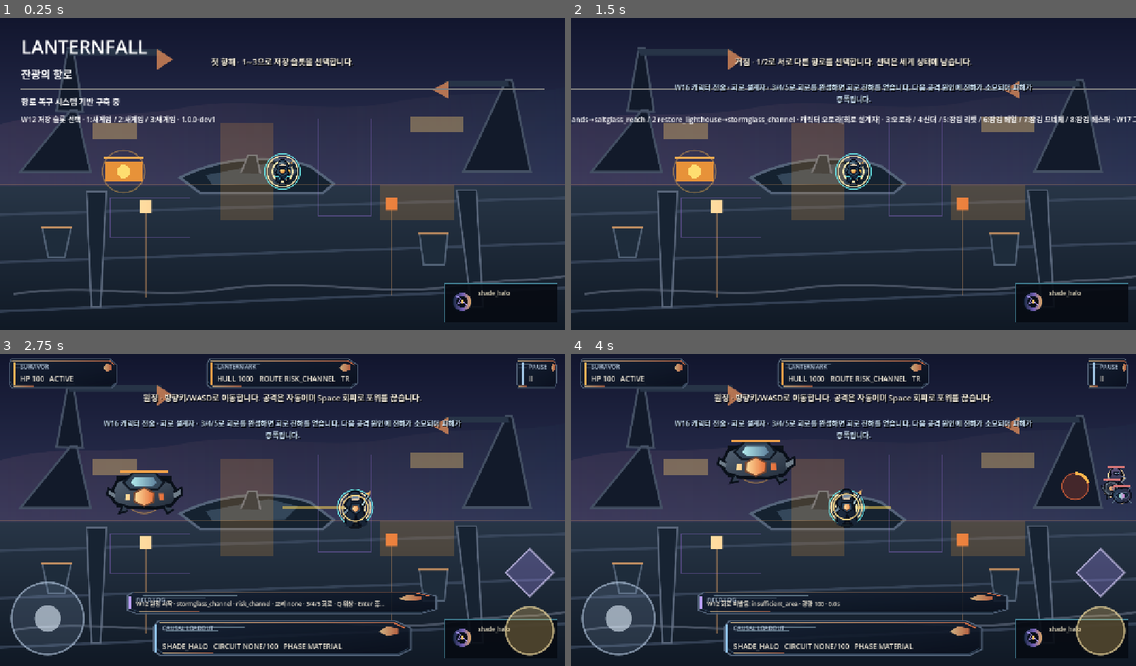
Above: before the commit, frames 1-4 (two rows, left to right).
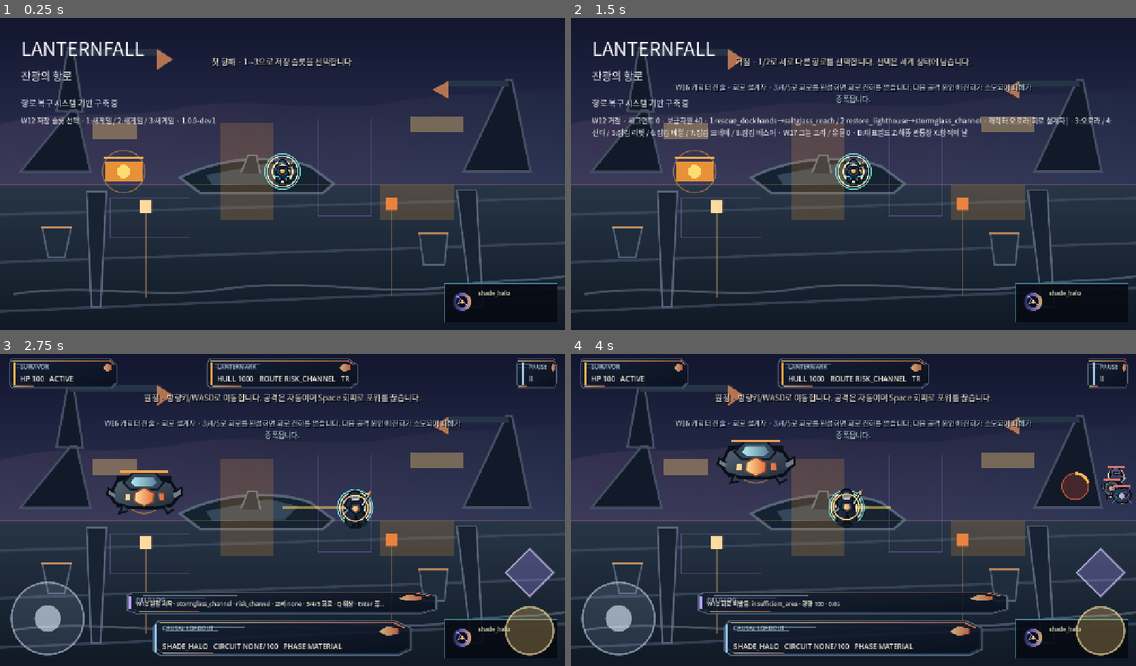
Above: after the commit, the same moments.

Repository: shaterguy/temporary-repository
Game: Godot game, scene res://game/ui/main_shell.tscn
Two runs of this game, one before a commit and one after it. Both use one fixed random seed, a clock stepped at 60 frames per second and the inputs below.
Inputs (mouse positions are in pixels of both pictures, inside the frame that each line leads up to):
- Up to frame 1 (0.25 s): no input
- Up to frame 2 (1.5 s): tap Enter at 0.5 s; move the mouse to (977, 155) at 0.52 s; hold D 0.53-1.25 s; tap 1 at 0.6 s; click (977, 155) at 0.67 s; tap Space at 0.77, 1.25 s; drag from (740, 186) to (825, 236) at 1.27 s
- Up to frame 3 (2.75 s): tap Enter at 2 s; move the mouse to (339, 438) at 2.02 s; hold D from 2.03 s (still down); tap 2 at 2.1 s
- Up to frame 4 (4 s): release D at 2.75 s; drag from (825, 572) to (684, 460) at 2.77 s; move the mouse to (1023, 553) at 3.52 s; hold A from 3.53 s (still down); tap 5 at 3.6 s; tap Space at 3.77 s

The runs differ from the first frame. In frame 1, 2.6% of the frame differs, in the area x 3-97%, y 6-35%; in frame 2, 5.1%, in the area x 0-100%, y 7-39%; in frame 3, 1.8%; in frame 4, 1.8%.

Commit message:
fix: restore Korean readability in R01 review

Diff:
--- a/game/ui/main_shell.tscn
+++ b/game/ui/main_shell.tscn
@@ -10,6 +10,13 @@
 [ext_resource type="Script" path="res://game/presentation/w23_world_event_hud.gd" id="8_w23_world_event_hud"]
 [ext_resource type="Script" path="res://game/ui/mobile_input_overlay.gd" id="9_w25_mobile_controls"]
 
+[sub_resource type="SystemFont" id="SystemFont_ui"]
+font_names = PackedStringArray("Noto Sans CJK KR", "Noto Sans KR", "sans-serif")
+allow_system_fallback = true
+
+[sub_resource type="Theme" id="Theme_ui"]
+default_font = SubResource("SystemFont_ui")
+
 [node name="MainShell" type="Control"]
 layout_mode = 3
 anchors_preset = 15
@@ -17,6 +24,7 @@
 anchor_bottom = 1.0
 grow_horizontal = 2
 grow_vertical = 2
+theme = SubResource("Theme_ui")
 script = ExtResource("1_shell")
 
 [node name="Background" type="ColorRect" parent="."]
@@ -87,8 +95,10 @@
 [node name="Status" type="Label" parent="SafeArea/Content"]
 unique_name_in_owner = true
 layout_mode = 2
+size_flags_horizontal = 3
 theme_override_font_sizes/font_size = 16
 text = "Foundation build"
+autowrap_mode = 3
 
 [node name="W23WorldEventHud" type="Control" parent="."]
 unique_name_in_owner = true
--- a/tests/visual/capture_r01_real_play.gd
+++ b/tests/visual/capture_r01_real_play.gd
@@ -4,6 +4,8 @@
 const SaveStoreScript = preload("res://game/core/save_store.gd")
 const OUTPUT_DIR: String = "res://artifacts/r01"
 const VIEWPORT_MATRIX := [Vector2i(1280, 720), Vector2i(2340, 1080)]
+const KOREAN_PROBE_CODEPOINT: int = 0xC794
+const SAFE_AREA_MARGIN_TOTAL: float = 96.0
 
 var _failures: Array[String] = []
 
@@ -39,6 +41,7 @@
         await process_frame
         await process_frame
         await process_frame
+        _assert_readability(shell, viewport_size, "slot")
 
         if not bool(shell.call("select_save_slot", 0)):
             _failures.append("R01 capture could not enter real HUB at %dx%d" % [viewport_size.x, viewport_size.y])
@@ -49,6 +52,7 @@
         await process_frame
         await process_frame
         _expect(str(shell.get("shell_mode")) == "HUB", "R01 capture HUB state mismatch at %dx%d" % [viewport_size.x, viewport_size.y])
+        _assert_readability(shell, viewport_size, "hub")
         _save_capture(viewport, "%s/hub-%dx%d.png" % [OUTPUT_DIR, viewport_size.x, viewport_size.y], viewport_size, "hub")
 
         if not bool(shell.call("select_world_choice", 0)):
@@ -81,6 +85,7 @@
         _expect(bool(touch_snapshot.get("enabled", false)), "R01 capture overlay is not enabled in real expedition")
         _expect(Vector2(touch_snapshot.get("movement", Vector2.ZERO)).length() > 0.6, "R01 capture real touch movement is not active")
         _expect(bool(touch_snapshot.get("dodge", false)), "R01 capture real dodge touch is not active")
+        _assert_readability(shell, viewport_size, "expedition")
         _save_capture(viewport, "%s/expedition-touch-%dx%d.png" % [OUTPUT_DIR, viewport_size.x, viewport_size.y], viewport_size, "expedition-touch")
         _push_touch(viewport, 202, dodge_center, false)
         _push_touch(viewport, 101, stick_center, false)
@@ -101,6 +106,7 @@
         if event_hud != null:
             var event_snapshot: Dictionary = event_hud.call("event_snapshot")
             _expect(str(event_snapshot.get("event_id", "")) == event_id and not event_id.is_empty(), "R01 capture story HUD is not showing the real pending event")
+        _assert_readability(shell, viewport_size, "story")
         _save_capture(viewport, "%s/story-%dx%d.png" % [OUTPUT_DIR, viewport_size.x, viewport_size.y], viewport_size, "story")
 
         _expect(bool(shell.call("select_world_choice", 0)), "R01 capture could not resolve real story choice")
@@ -116,6 +122,22 @@
         _clear_save(test_root)
 
     _finish()
+
+
+func _assert_readability(shell: Node, viewport_size: Vector2i, state: String) -> void:
+    var subtitle := shell.get_node_or_null("SafeArea/Content/Subtitle") as Label
+    var status := shell.get_node_or_null("SafeArea/Content/Status") as Label
+    _expect(subtitle != null, "R01 %s subtitle label missing" % state)
+    _expect(status != null, "R01 %s status label missing" % state)
+    if subtitle != null:
+        var subtitle_font: Font = subtitle.get_theme_font("font")
+        _expect(subtitle_font != null and subtitle_font.has_char(KOREAN_PROBE_CODEPOINT), "R01 %s resolved font lacks Korean glyph U+C794" % state)
+    if status != null:
+        var status_font: Font = status.get_theme_font("font")
+        _expect(status_font != null and status_font.has_char(KOREAN_PROBE_CODEPOINT), "R01 %s status font lacks Korean glyph U+C794" % state)
+        _expect(int(status.autowrap_mode) != 0, "R01 %s status autowrap is disabled" % state)
+        var max_status_width := float(viewport_size.x) - SAFE_AREA_MARGIN_TOTAL + 1.0
+        _expect(status.size.x <= max_status_width, "R01 %s status exceeds safe-area width: %.1f > %.1f" % [state, status.size.x, max_status_width])
 
 
 func _push_touch(viewport: Viewport, pointer_id: int, position: Vector2, pressed: bool) -> void:
@@ -155,6 +177,8 @@
 
 func _finish() -> void:
     if _failures.is_empty():
+        print("R01_KOREAN_GLYPH_FONT=PASS")
+        print("R01_STATUS_WRAPPING=PASS")
         print("R01_REVIEW_IMAGE_COUNT=6")
         print("R01_REAL_PLAY_CAPTURE=PASS")
         quit(0)
Not shown: 1 places in game/ui/main_shell.tscn that only renumber resources
Not shown, changed: .github/workflows/r01-real-play-ci.yml
Not shown, changed: docs/verification/R01_REAL_PLAY_INTEGRATION.md
